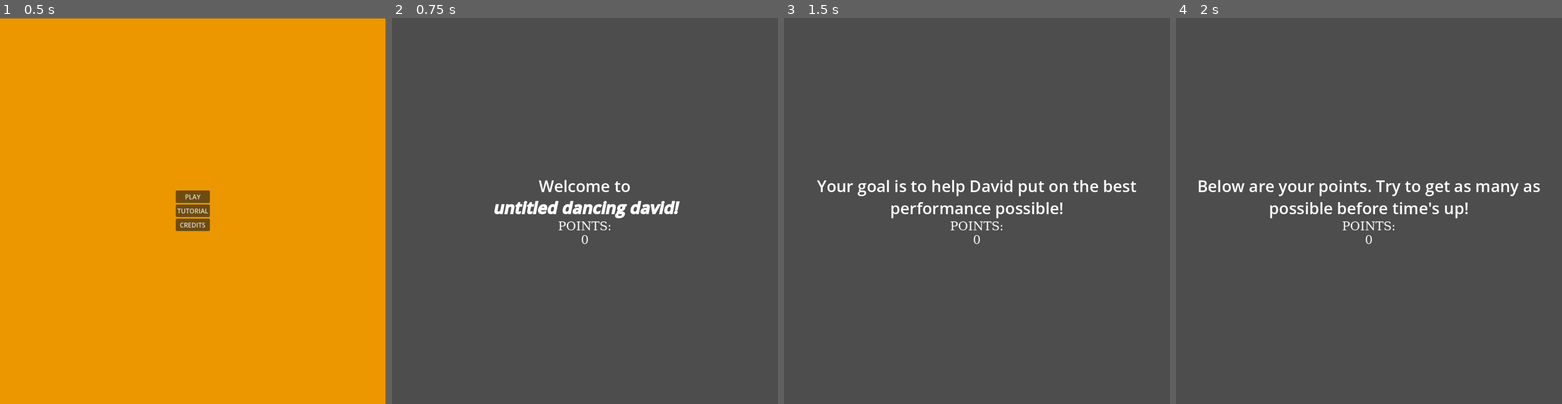
Above: before the commit, frames 1-4 (left to right).
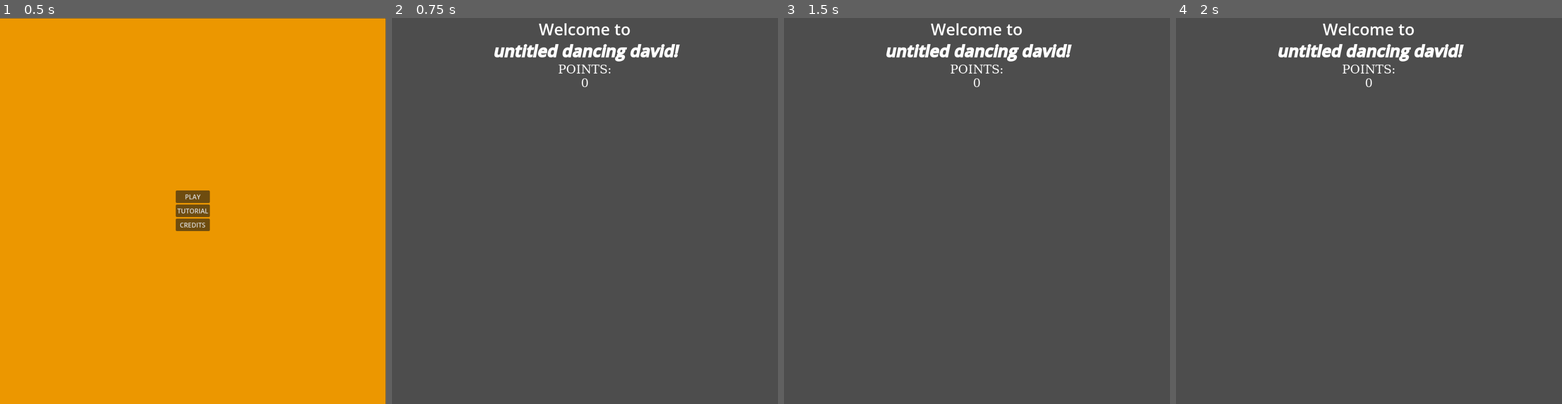
Above: after the commit, the same moments.

Repository: Sc0l1o/new-game-project
Game: Godot game, scene res://home_screen.tscn
The game is run twice, just before and just after one commit, with the same random seed, the same clock (stepped at 60 frames per second) and the same inputs.
Inputs:
- Up to frame 1 (0.5 s): no input
- Up to frame 2 (0.75 s): click "PLAY" at 0.5 s
- Up to frame 3 (1.5 s): tap Enter (ui_accept) at 1.25 s; hold D (press_d) from 1.28 s (still down); tap A (press_a) at 1.35 s
- Up to frame 4 (2 s): keep holding D (press_d); tap Enter (ui_accept) at 1.52 s

Frame 1 is identical in both runs. In frame 2, 2.9% of the frame differs, in the area x 26-75%, y 1-59%; in frame 3, 3.2%; in frame 4, 3.3%, in the area x 5-95%, y 1-59%.
Error after the commit: Parse Error: Identifier "score" not declared in the current scope. (res://main_game.gd:48)

Commit message:
yeah

Diff:
--- a/hedgehog.gd
+++ b/hedgehog.gd
@@ -1,31 +1,10 @@
 extends AnimatedSprite2D
 
-var input_array = []
-var canInput = false
 @onready var animatedSprite = $"."
 
 # Called when the node enters the scene tree for the first time.
 func _ready() -> void:
 	pass # Replace with function body.
 
-
-# Called every frame. 'delta' is the elapsed time since the previous frame.
-func _process(delta: float) -> void:
-	if !canInput:
-		return
-	elif len(input_array) == 0:
-		canInput = false
-		return
-
-
-	playAnimation()
-
-
-func setInput(input_list: Array[String]):
-	input_array = input_array
-	canInput = true
-
-func playAnimation():
-	if Input.is_action_just_pressed("press_a") && Input.is_action_just_pressed("press_d"):
-		animatedSprite.play("yeah")
-	# add more input maps here
+func playAnimation(anim: String):
+	animatedSprite.play(anim)
--- a/hedgehog.tscn
+++ b/hedgehog.tscn
@@ -1,6 +1,158 @@
 [gd_scene format=3 uid="uid://x4etidov6888"]
 
 [ext_resource type="Script" uid="uid://c6sqt0c6il00y" path="res://hedgehog.gd" id="1_8syjs"]
+[ext_resource type="Texture2D" uid="uid://cfb3jgi340g47" path="res://sprites/david.png" id="1_dm456"]
+
+[sub_resource type="AtlasTexture" id="AtlasTexture_dm456"]
+atlas = ExtResource("1_dm456")
+region = Rect2(0, 0, 32, 32)
+
+[sub_resource type="AtlasTexture" id="AtlasTexture_uxr56"]
+atlas = ExtResource("1_dm456")
+region = Rect2(0, 0, 32, 32)
+
+[sub_resource type="AtlasTexture" id="AtlasTexture_bsfwy"]
+atlas = ExtResource("1_dm456")
+region = Rect2(32, 0, 32, 32)
+
+[sub_resource type="AtlasTexture" id="AtlasTexture_68vhh"]
+atlas = ExtResource("1_dm456")
+region = Rect2(64, 0, 32, 32)
+
+[sub_resource type="AtlasTexture" id="AtlasTexture_m0q0b"]
+atlas = ExtResource("1_dm456")
+region = Rect2(96, 0, 32, 32)
+
+[sub_resource type="AtlasTexture" id="AtlasTexture_sb44v"]
+atlas = ExtResource("1_dm456")
+region = Rect2(0, 32, 32, 32)
+
+[sub_resource type="AtlasTexture" id="AtlasTexture_8iaux"]
+atlas = ExtResource("1_dm456")
+region = Rect2(32, 32, 32, 32)
+
+[sub_resource type="AtlasTexture" id="AtlasTexture_x7t6e"]
+atlas = ExtResource("1_dm456")
+region = Rect2(64, 32, 32, 32)
+
+[sub_resource type="AtlasTexture" id="AtlasTexture_w7741"]
+atlas = ExtResource("1_dm456")
+region = Rect2(96, 32, 32, 32)
+
+[sub_resource type="AtlasTexture" id="AtlasTexture_5cvoj"]
+atlas = ExtResource("1_dm456")
+region = Rect2(0, 64, 32, 32)
+
+[sub_resource type="AtlasTexture" id="AtlasTexture_urg58"]
+atlas = ExtResource("1_dm456")
+region = Rect2(32, 64, 32, 32)
+
+[sub_resource type="AtlasTexture" id="AtlasTexture_obj04"]
+atlas = ExtResource("1_dm456")
+region = Rect2(64, 64, 32, 32)
+
+[sub_resource type="AtlasTexture" id="AtlasTexture_b8wny"]
+atlas = ExtResource("1_dm456")
+region = Rect2(96, 64, 32, 32)
+
+[sub_resource type="AtlasTexture" id="AtlasTexture_pa8jr"]
+atlas = ExtResource("1_dm456")
+region = Rect2(0, 96, 32, 32)
+
+[sub_resource type="AtlasTexture" id="AtlasTexture_bkyjo"]
+atlas = ExtResource("1_dm456")
+region = Rect2(64, 32, 32, 32)
+
+[sub_resource type="AtlasTexture" id="AtlasTexture_lbuwv"]
+atlas = ExtResource("1_dm456")
+region = Rect2(96, 32, 32, 32)
+
+[sub_resource type="AtlasTexture" id="AtlasTexture_57e72"]
+atlas = ExtResource("1_dm456")
+region = Rect2(0, 64, 32, 32)
+
+[sub_resource type="AtlasTexture" id="AtlasTexture_hy1wj"]
+atlas = ExtResource("1_dm456")
+region = Rect2(0, 0, 32, 32)
+
+[sub_resource type="SpriteFrames" id="SpriteFrames_8syjs"]
+animations = [{
+"frames": [{
+"duration": 1.0,
+"texture": SubResource("AtlasTexture_dm456")
+}],
+"loop": 1,
+"name": &"default",
+"speed": 5.0
+}, {
+"frames": [{
+"duration": 1.0,
+"texture": SubResource("AtlasTexture_uxr56")
+}, {
+"duration": 1.0,
+"texture": SubResource("AtlasTexture_bsfwy")
+}, {
+"duration": 1.0,
+"texture": SubResource("AtlasTexture_68vhh")
+}, {
+"duration": 1.0,
+"texture": SubResource("AtlasTexture_m0q0b")
+}, {
+"duration": 1.0,
+"texture": SubResource("AtlasTexture_sb44v")
+}, {
+"duration": 1.0,
+"texture": SubResource("AtlasTexture_8iaux")
+}, {
+"duration": 1.0,
+"texture": SubResource("AtlasTexture_x7t6e")
+}, {
+"duration": 1.0,
+"texture": SubResource("AtlasTexture_w7741")
+}, {
+"duration": 1.0,
+"texture": SubResource("AtlasTexture_5cvoj")
+}, {
+"duration": 1.0,
+"texture": SubResource("AtlasTexture_urg58")
+}, {
+"duration": 1.0,
+"texture": SubResource("AtlasTexture_obj04")
+}, {
+"duration": 1.0,
+"texture": SubResource("AtlasTexture_b8wny")
+}, {
+"duration": 1.0,
+"texture": SubResource("AtlasTexture_pa8jr")
+}],
+"loop": 1,
+"name": &"new_animation",
+"speed": 5.0
+}, {
+"frames": [{
+"duration": 1.0,
+"texture": SubResource("AtlasTexture_bkyjo")
+}, {
+"duration": 1.0,
+"texture": SubResource("AtlasTexture_lbuwv")
+}, {
+"duration": 1.0,
+"texture": SubResource("AtlasTexture_bkyjo")
+}, {
+"duration": 1.0,
+"texture": SubResource("AtlasTexture_57e72")
+}, {
+"duration": 1.0,
+"texture": SubResource("AtlasTexture_hy1wj")
+}],
+"loop": 1,
+"name": &"russ",
+"speed": 5.0
+}]
 
 [node name="AnimatedSprite2D" type="AnimatedSprite2D" unique_id=215350710]
+scale = Vector2(10, 10)
+sprite_frames = SubResource("SpriteFrames_8syjs")
+animation = &"russ"
+frame_progress = 0.47224587
 script = ExtResource("1_8syjs")
--- /dev/null
+++ b/main_game.gd
@@ -0,0 +1,51 @@
+extends Node2D
+
+var combos = {
+	"L_Diag": {
+		"inputs": ["press_a", "press_d"], # list of keys
+		"points": 10,
+		"animation": "ballet_left" #animation name
+	},
+	"right_ballet": {
+		"inputs": ["right"],
+		"points": 10,
+		"animation": "ballet_right"
+	},
+	"kazachok": {
+		"inputs": ["left", "right"],
+		"points": 25,
+		"animation": "special_combo"
+	}
+}
+
+# Called when the node enters the scene tree for the first time.
+func _ready() -> void:
+	pass # Replace with function body.
+
+
+# Called every frame. 'delta' is the elapsed time since the previous frame.
+func _process(delta: float) -> void:
+	pass
+
+func check_inputs():
+	# Check simultaneous inputs first
+	if Input.is_action_just_pressed("press_a") and Input.is_action_pressed("press_d"):
+		execute_combo("L_Diag")
+
+	elif Input.is_action_just_pressed("left"):
+		execute_combo("left")
+
+	elif Input.is_action_just_pressed("right"):
+		execute_combo("right")
+
+
+func execute_combo(combo_name: String):
+	if not combos.has(combo_name):
+		return
+
+	var combo = combos[combo_name]
+
+	score += combo["points"]
+	score_label.text = "Score: " + str(score)
+
+	character.play_animation(combo["animation"])
--- a/main_game.tscn
+++ b/main_game.tscn
@@ -1,5 +1,77 @@
 [gd_scene format=3 uid="uid://cir4maq7udyt7"]
 
+[ext_resource type="Script" uid="uid://kuk4mvoq5ufx" path="res://main_game.gd" id="1_1oj5k"]
+[ext_resource type="Texture2D" uid="uid://slskg7g4orkb" path="res://sprites/stage.png" id="2_yx7mw"]
+[ext_resource type="PackedScene" uid="uid://x4etidov6888" path="res://hedgehog.tscn" id="3_ykeeq"]
+
+[sub_resource type="FontFile" id="FontFile_ykeeq"]
+subpixel_positioning = 0
+msdf_pixel_range = 14
+msdf_size = 128
+cache/0/variation_coordinates = {}
+cache/0/face_index = 0
+cache/0/embolden = 0.0
+cache/0/transform = Transform2D(1, 0, 0, 1, 0, 0)
+cache/0/spacing_top = 0
+cache/0/spacing_bottom = 0
+cache/0/spacing_space = 0
+cache/0/spacing_glyph = 0
+cache/0/baseline_offset = 0.0
+cache/0/16/0/ascent = 0.0
+cache/0/16/0/descent = 0.0
+cache/0/16/0/underline_position = 0.0
+cache/0/16/0/underline_thickness = 0.0
+cache/0/16/0/scale = 1.0
+cache/0/30/0/ascent = 0.0
+cache/0/30/0/descent = 0.0
+cache/0/30/0/underline_position = 0.0
+cache/0/30/0/underline_thickness = 0.0
+cache/0/30/0/scale = 1.0
+cache/0/50/0/ascent = 0.0
+cache/0/50/0/descent = 0.0
+cache/0/50/0/underline_position = 0.0
+cache/0/50/0/underline_thickness = 0.0
+cache/0/50/0/scale = 1.0
+
 [node name="Node2D" type="Node2D" unique_id=2055690931]
+script = ExtResource("1_1oj5k")
 
 [node name="Sprite2D" type="Sprite2D" parent="." unique_id=2012695523]
+position = Vector2(480, 480)
+scale = Vector2(5, 5)
+texture = ExtResource("2_yx7mw")
+
+[node name="Control" type="Control" parent="." unique_id=1716574629]
+layout_mode = 3
+anchors_preset = 0
+offset_right = 40.0
+offset_bottom = 40.0
+
+[node name="CenterContainer" type="CenterContainer" parent="Control" unique_id=1098362840]
+layout_mode = 0
+offset_right = 960.0
+offset_bottom = 960.0
+
+[node name="VBoxContainer" type="VBoxContainer" parent="Control" unique_id=104028588]
+custom_minimum_size = Vector2(960, 0)
+layout_mode = 0
+offset_top = 38.0
+offset_right = 960.0
+offset_bottom = 179.0
+
+[node name="points" type="Label" parent="Control/VBoxContainer" unique_id=1950208215]
+layout_mode = 2
+theme_override_colors/font_color = Color(1, 1, 1, 1)
+theme_override_fonts/font = SubResource("FontFile_ykeeq")
+theme_override_font_sizes/font_size = 50
+text = "POINTS:
+0"
+horizontal_alignment = 1
+
+[node name="return" type="Button" parent="Control/VBoxContainer" unique_id=471539811]
+visible = false
+layout_mode = 2
+text = "RETURN TO MENU"
+
+[node name="AnimatedSprite2D" parent="." unique_id=215350710 instance=ExtResource("3_ykeeq")]
+position = Vector2(480, 737)
--- a/project.godot
+++ b/project.godot
@@ -59,5 +59,6 @@
 
 [rendering]
 
+textures/canvas_textures/default_texture_filter=0
 renderer/rendering_method="gl_compatibility"
 renderer/rendering_method.mobile="gl_compatibility"
--- a/tutorial.gd
+++ b/tutorial.gd
@@ -10,6 +10,23 @@
 	"Let's bounce and dance!"
 ]
 
+var combos = {
+	"left_ballet": {
+		"inputs": ["left"],
+		"points": 10,
+		"animation": "ballet_left"
+	},
+	"right_ballet": {
+		"inputs": ["right"],
+		"points": 10,
+		"animation": "ballet_right"
+	},
+	"kazachok": {
+		"inputs": ["left", "right"],
+		"points": 25,
+		"animation": "special_combo"
+	}
+}
 
 # Called when the node enters the scene tree for the first time.
 func _ready() -> void:
--- a/tutorial.tscn
+++ b/tutorial.tscn
@@ -39,11 +39,13 @@
 offset_right = 960.0
 offset_bottom = 960.0
 
-[node name="VBoxContainer" type="VBoxContainer" parent="Control/CenterContainer" unique_id=1415180659]
+[node name="VBoxContainer" type="VBoxContainer" parent="Control" unique_id=1415180659]
 custom_minimum_size = Vector2(960, 0)
-layout_mode = 2
+layout_mode = 0
+offset_right = 960.0
+offset_bottom = 179.0
 
-[node name="tutText" type="RichTextLabel" parent="Control/CenterContainer/VBoxContainer" unique_id=1627288424]
+[node name="tutText" type="RichTextLabel" parent="Control/VBoxContainer" unique_id=1627288424]
 layout_mode = 2
 theme_override_font_sizes/normal_font_size = 40
 theme_override_font_sizes/bold_italics_font_size = 40
@@ -53,7 +55,7 @@
 fit_content = true
 horizontal_alignment = 1
 
-[node name="points" type="Label" parent="Control/CenterContainer/VBoxContainer" unique_id=658820650]
+[node name="points" type="Label" parent="Control/VBoxContainer" unique_id=658820650]
 layout_mode = 2
 theme_override_colors/font_color = Color(1, 1, 1, 1)
 theme_override_fonts/font = SubResource("FontFile_p1nfs")
@@ -62,7 +64,7 @@
 0"
 horizontal_alignment = 1
 
-[node name="return" type="Button" parent="Control/CenterContainer/VBoxContainer" unique_id=1585415116]
+[node name="return" type="Button" parent="Control/VBoxContainer" unique_id=1585415116]
 visible = false
 layout_mode = 2
 text = "RETURN TO MENU"
Not shown, added: main_game.gd.uid
Binary file added: sprites/buttons.png
Not shown, added: sprites/buttons.png.import
Binary file added: sprites/buttonspressed.png
Not shown, added: sprites/buttonspressed.png.import
Binary file added: sprites/david.png
Not shown, added: sprites/david.png.import
Binary file added: sprites/stage.png
Not shown, added: sprites/stage.png.import
